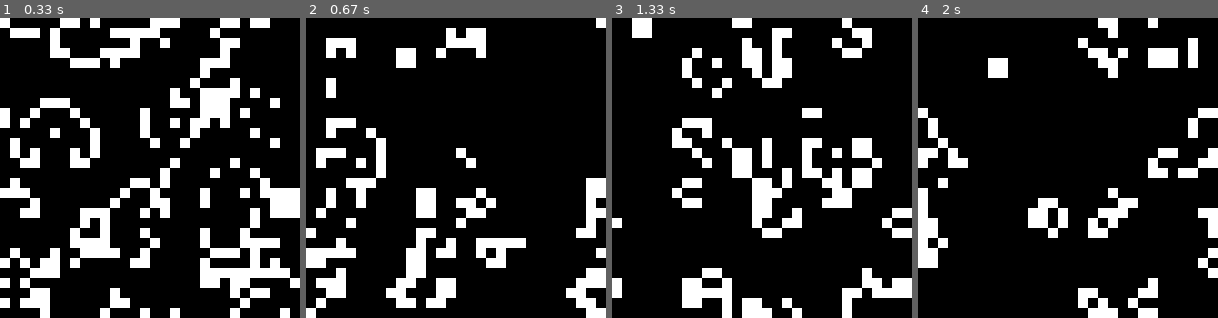
Above: before the commit, frames 1-4 (left to right).
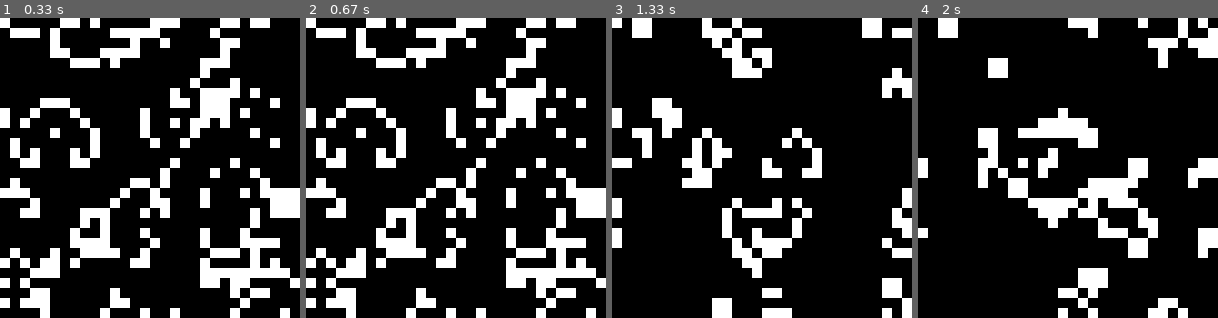
Above: after the commit, the same moments.

Repository: brylka/python_2024_11_23_34
Game: pygame game, started from niedziela_2024_12_15/3_gameoflife.py
Same seed, same stepped clock (60 frames per second), same inputs: the game is played once before the commit and once after it.
Inputs:
- Up to frame 1 (0.33 s): no input
- Up to frame 2 (0.67 s): tap S at 0.33 s
- Up to frame 3 (1.33 s): tap S at 0.67 s
- Up to frame 4 (2 s): no input

Frame 1 is identical in both runs. In frame 2, 30% of the frame differs, in the area x 0-100%, y 0-100%; in frame 3, 24%; in frame 4, 21%.

Commit message:
niedziela 15.12.2024

Diff:
--- a/niedziela_2024_12_15/3_gameoflife.py
+++ b/niedziela_2024_12_15/3_gameoflife.py
@@ -58,13 +58,18 @@
 
 
     def run(self):
+        stop = False
         running = True
         while running:
             for event in pygame.event.get():
                 if event.type == pygame.QUIT:
                     running = False
-            game.display()
-            game.update()
+                elif event.type == pygame.KEYDOWN:
+                    if event.key == pygame.K_s:
+                        stop = not stop
+            if stop == False:
+                game.display()
+                game.update()
             sleep(1/60)
 
 
